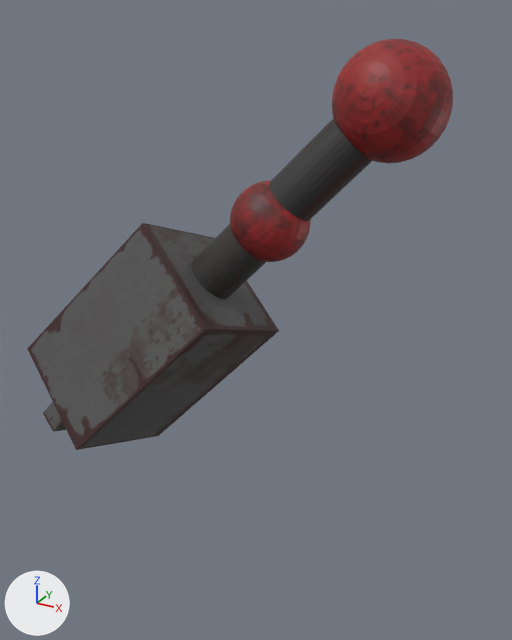
An edit to the OBJ model Resources/Right_arm/Right_arm.obj, drawn before and after from the same camera.
The view is the same before and after, from a 50 mm lens placed at (14.8, -64.2, 33.9), pointed at (-9.1, -20.8, 12.2). Every picture has the same lights, and +X, +Y and +Z are marked at lower left. Where no turn or scale is listed for an object, it has been applied to the vertices.

In view in the first picture: '右こぶし_立方体.015'.
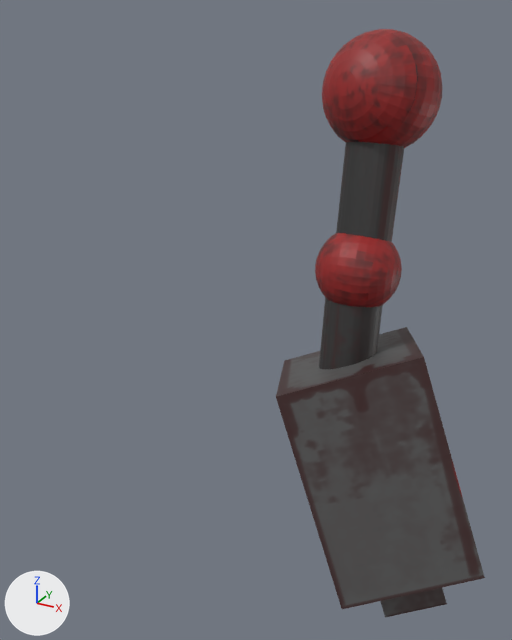
Changed parts and their boxes (x1, y1, x2, y2) in the pictures (512 x 640 px; the box of a moved part takes in the faces that stretch with it):
```json
{"object": "右こぶし_立方体.015", "change": "reshaped", "before": [27, 39, 453, 450], "after": [276, 29, 485, 617], "on screen": "51% narrower, 43% taller"}
{"part": 1, "of": "me_右こぶし_立方体_015", "change": "moved or reshaped", "before": [43, 402, 66, 432], "after": [381, 588, 447, 617]}
{"part": 2, "of": "me_右こぶし_立方体_015", "change": "moved or reshaped", "before": [230, 181, 311, 262], "after": [315, 233, 402, 307]}
{"part": 3, "of": "me_右こぶし_立方体_015", "change": "moved or reshaped", "before": [332, 39, 453, 163], "after": [322, 29, 443, 148]}
{"part": 4, "of": "me_右こぶし_立方体_015", "change": "moved or reshaped", "before": [27, 223, 279, 450], "after": [276, 327, 485, 609]}
{"part": 5, "of": "me_右こぶし_立方体_015", "change": "moved or reshaped", "before": [191, 119, 372, 299], "after": [319, 142, 404, 369]}
```

The change, as JSON lines over the scene's bpy script:
```json
{"block": "me_右こぶし_立方体_015", "where": "# used by ob_右こぶし_立方体_015; location = (0.0, 0.0, 0.0)"}
{"op": "remove", "block": "me_右こぶし_立方体_015", "code": "me_右こぶし_立方体_015.from_pydata(...)  # 1120 vertices, 2216 faces; spans x -28.2..2.8, y -29.3..-12.4, z -1.9..32.1"}
{"op": "add", "block": "me_右こぶし_立方体_015", "code": "me_右こぶし_立方体_015.from_pydata(...)  # 1120 vertices, 2216 faces; spans x -7.8..10.5, y -28.6..-12.3, z -8.8..32.7"}
{"block": "me_右こぶし_立方体_015", "change": "me_右こぶし_立方体_015 part 1: the loose piece of 20 vertices spanning x -27.5..-22.9, y -26.7..-20.2, z -1.3..4.1 is multiplied about its middle by the matrix ((0.13, 0.585, -0.801), (-0.574, 0.703, 0.421), (0.809, 0.405, 0.427)), then moved by (30.4, 1.4, -7.3)"}
{"block": "me_右こぶし_立方体_015", "change": "me_右こぶし_立方体_015 part 2: the loose piece of 482 vertices spanning x -12.0..-6.0, y -21.8..-15.8, z 16.5..22.4 is multiplied about its middle by the matrix ((0.292, 0.828, -0.478), (-0.555, 0.554, 0.62), (0.779, 0.084, 0.622)), then moved by (7.4, -0.7, -2.3)"}
{"block": "me_右こぶし_立方体_015", "change": "me_右こぶし_立方体_015 part 3: the loose piece of 482 vertices spanning x -5.1..2.8, y -20.4..-12.4, z 24.2..32.1 is multiplied about its middle by the matrix ((0.722, -0.043, -0.69), (0.051, 0.999, -0.009), (0.69, -0.029, 0.724)), then moved by (-0.8, 0.1, 0.6)"}
{"block": "me_右こぶし_立方体_015", "change": "me_右こぶし_立方体_015 part 4: the loose piece of 8 vertices spanning x -28.2..-9.1, y -29.3..-13.6, z -1.9..19.2 is multiplied about its middle by the matrix ((0.13, 0.585, -0.801), (-0.574, 0.703, 0.421), (0.809, 0.405, 0.427)), then moved by (20.0, 0.1, -5.3)"}
{"block": "me_右こぶし_立方体_015", "change": "me_右こぶし_立方体_015 part 5: 128 of 1120 vertices moved; they spanned x -16.0..-1.2, y -22.5..-15.0, z 12.0..27.8 and now span x -3.8..0.5, y -23.1..-15.0, z 8.5..26.9; mean shift (7.0, -0.4, -2.2); largest move (-15.4, -18.8, 13.7) -> (-0.7, -19.3, 9.0)"}
```
